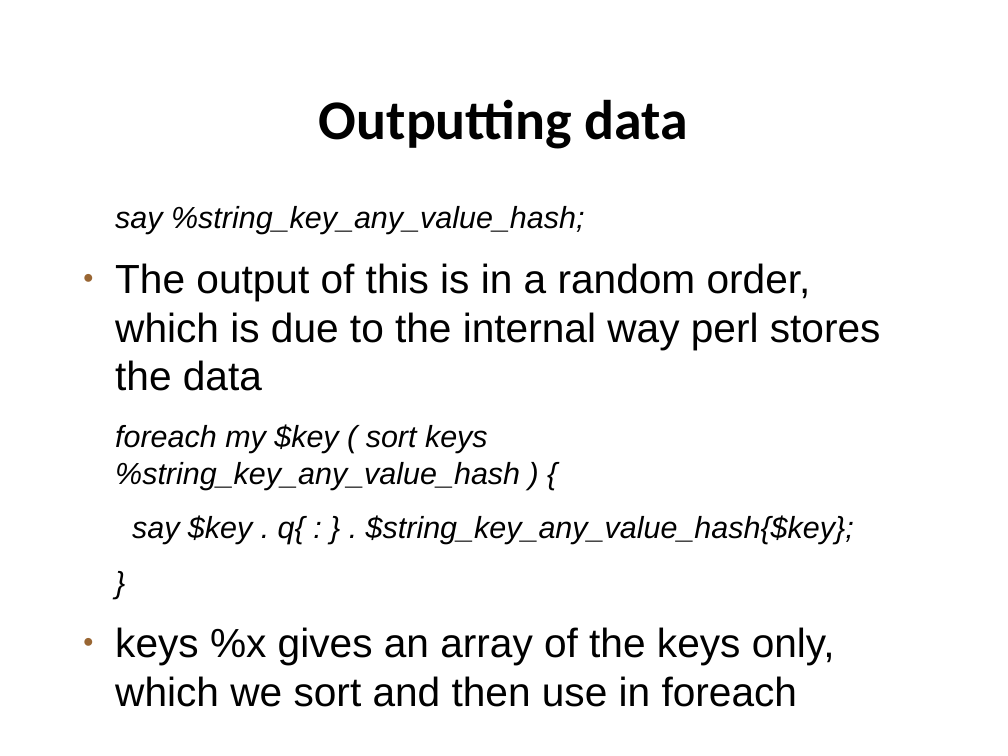
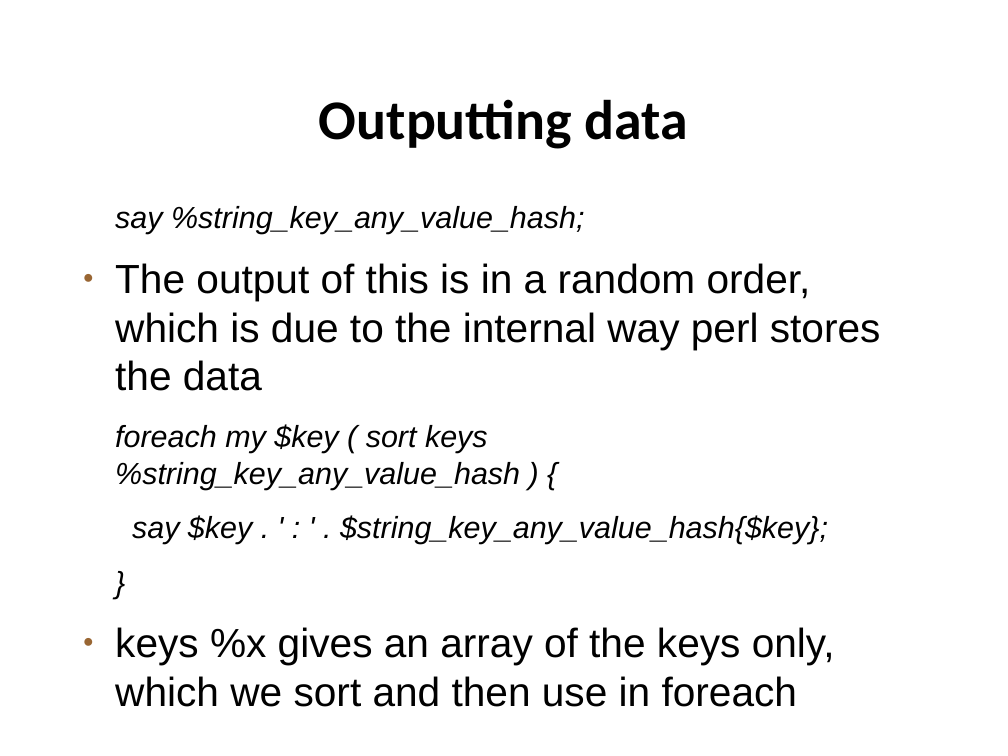
Before and after one commit to setitesuk/presentations, a slide deck: slide 67 of perl_course/03-variables_and_data_structures/variables_data_structures.odp (slide 68 before the commit). Drawn at 1008x756 pixels with LibreOffice and Linux fonts; fonts in the diff are those of the drawing; background and template pictures are left out. Boxes give left, top, right and bottom in pixels: in the first picture for what was removed or moved away, otherwise in the second. Text is boxed around its words. In the diff, an @@ line names an element or a change of style, - is before the commit and + after.

```diff
--- a/perl_course/03-variables_and_data_structures/variables_data_structures.odp
+++ b/perl_course/03-variables_and_data_structures/variables_data_structures.odp
@@ text at box(132, 515, 828, 544): text changed @@
-say $key . q{ : } . $string_key_any_value_hash{$key};
+say $key . ' : ' . $string_key_any_value_hash{$key};
```
Also in this commit, not shown: 1 other slide changed, 1 slide removed, 3 other files.
